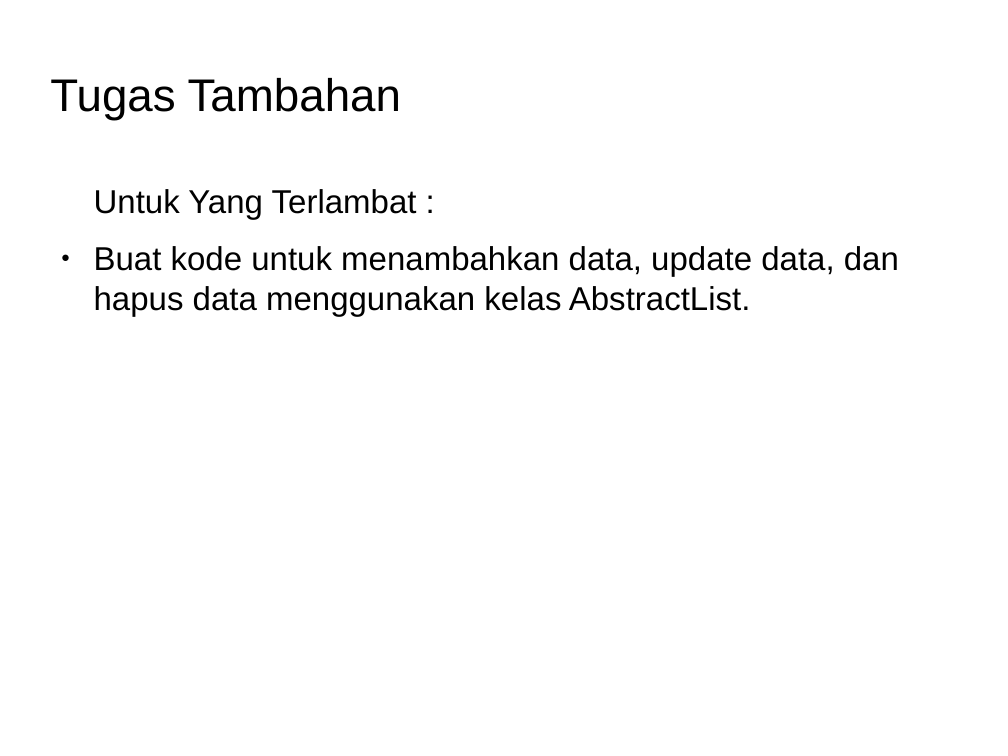
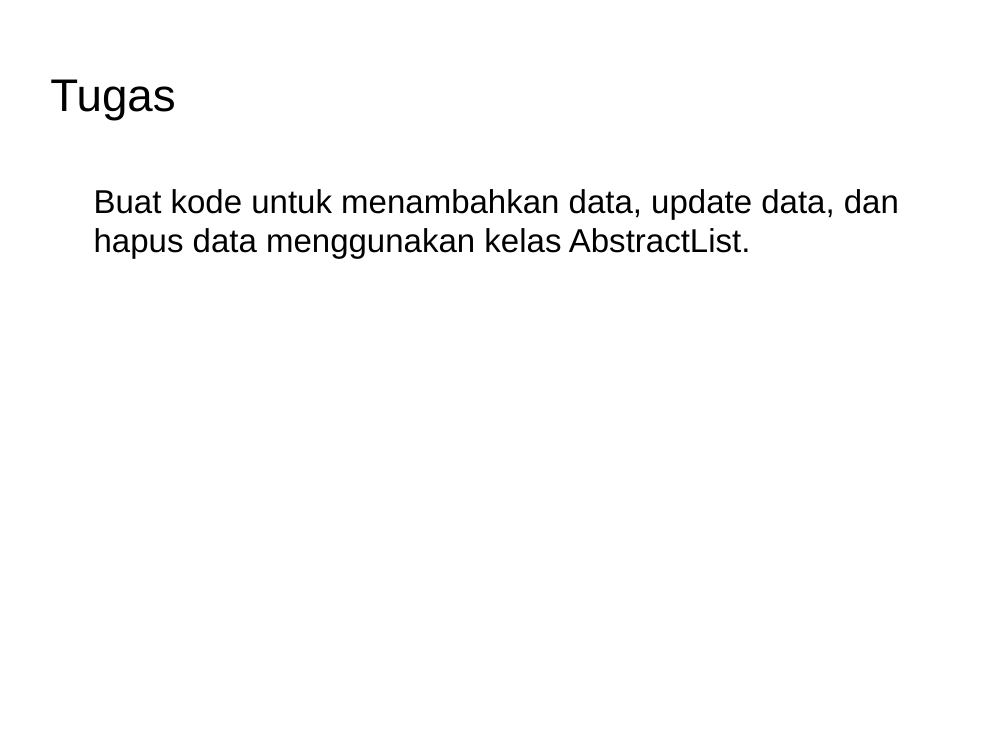
Before and after one commit to Dickyfathur7/pemrograman-komputer-2, a slide deck: slide 15 of 01-collection/slide-collection.odp. Drawn at 1008x756 pixels with LibreOffice and Linux fonts; fonts in the diff are those of the drawing; background and template pictures are left out. Boxes give left, top, right and bottom in pixels: in the first picture for what was removed or moved away, otherwise in the second. Text is boxed around its words. In the diff, an @@ line names an element or a change of style, - is before the commit and + after.

Commit message:
update tugas tambahan buat yang telah jadi tugas tambahan kelas

```diff
--- a/01-collection/slide-collection.odp
+++ b/01-collection/slide-collection.odp
@@ title at box(50, 79, 175, 121): text changed @@
-Tugas Tambahan
+Tugas
@@ text "Buat kode untuk menambahkan data, ..." at box(94, 189, 899, 259): bullet ● to none @@
@@ text at box(94, 189, 417, 219): paragraph removed @@
-Untuk Yang Terlambat :
```
